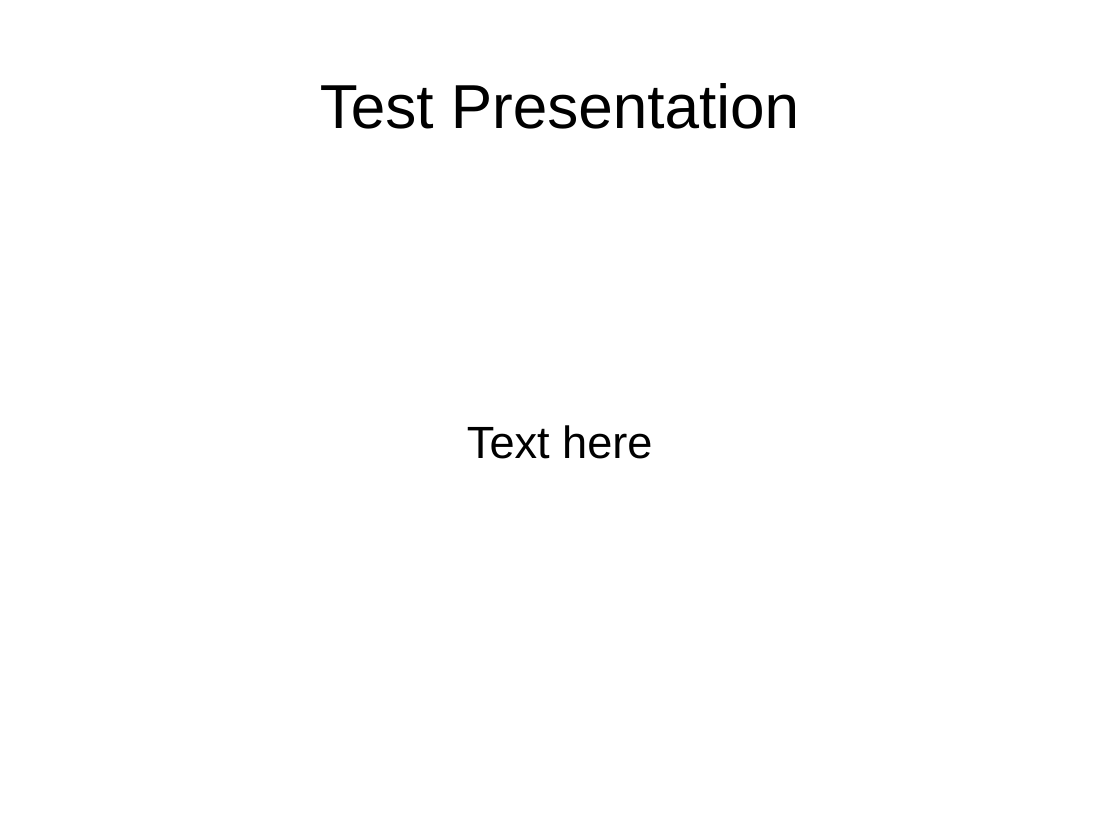
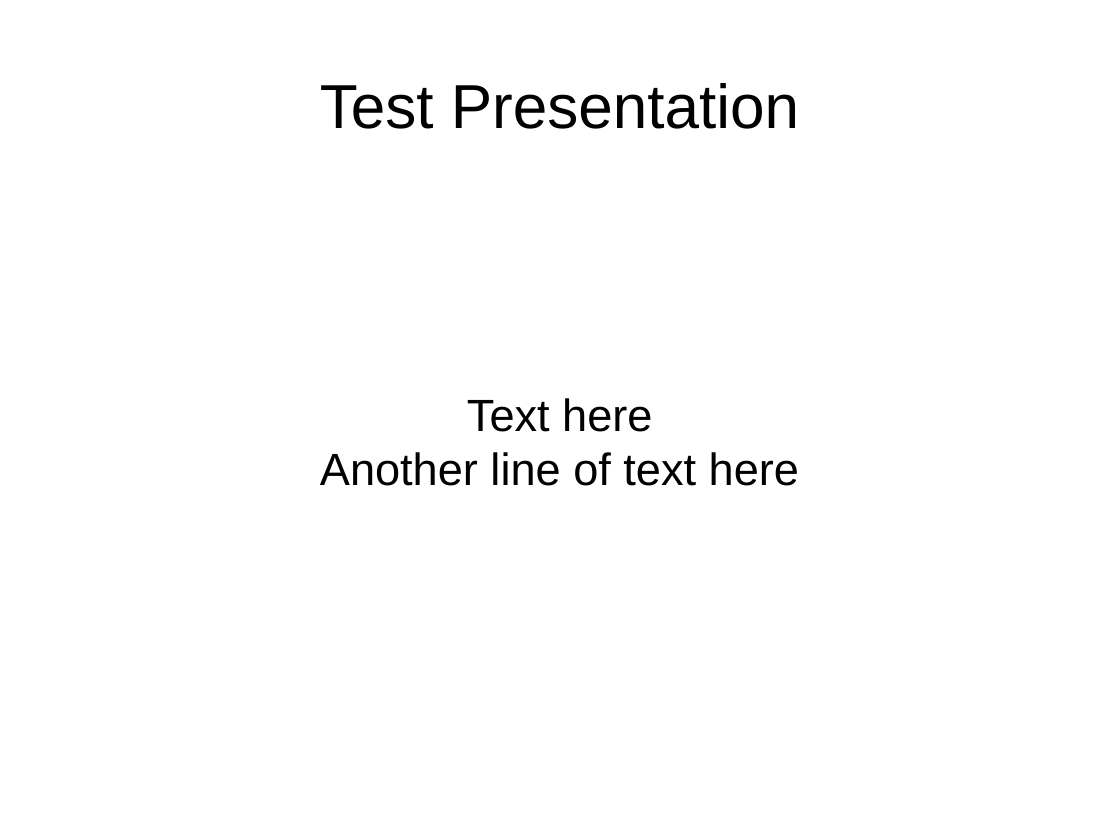
Before and after one commit to noamraph/mytest, a slide deck: slide 1 of presentation.odp. Drawn at 1120x840 pixels with LibreOffice and Linux fonts; fonts in the diff are those of the drawing. Boxes give left, top, right and bottom in pixels: in the first picture for what was removed or moved away, otherwise in the second. Text is boxed around its words. In the diff, an @@ line names an element or a change of style, - is before the commit and + after.

Commit message:
change a line in presentation

```diff
--- a/presentation.odp
+++ b/presentation.odp
@@ subtitle at (x1=320, y1=452, x2=799, y2=486): paragraph added @@
+Another line of text here
```
